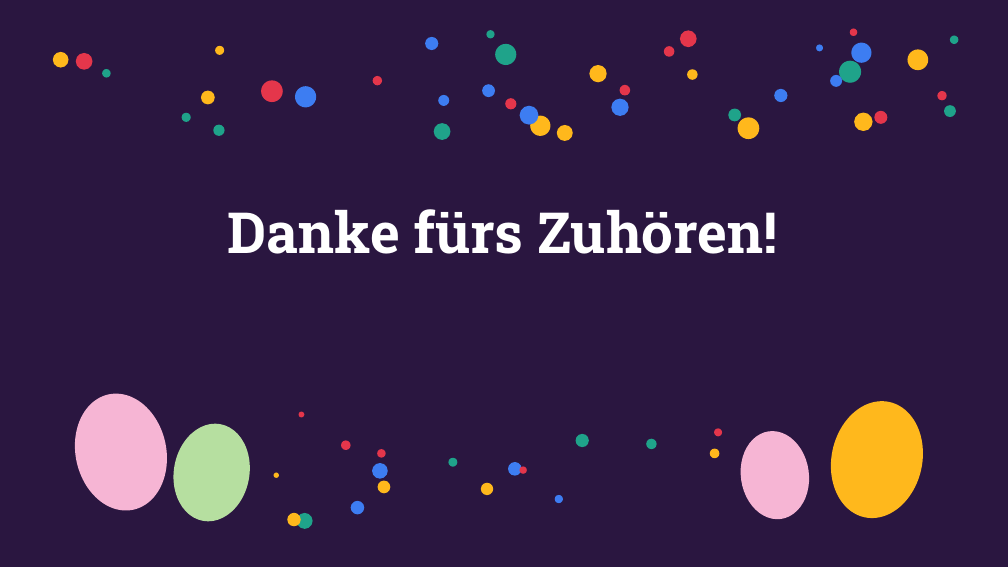
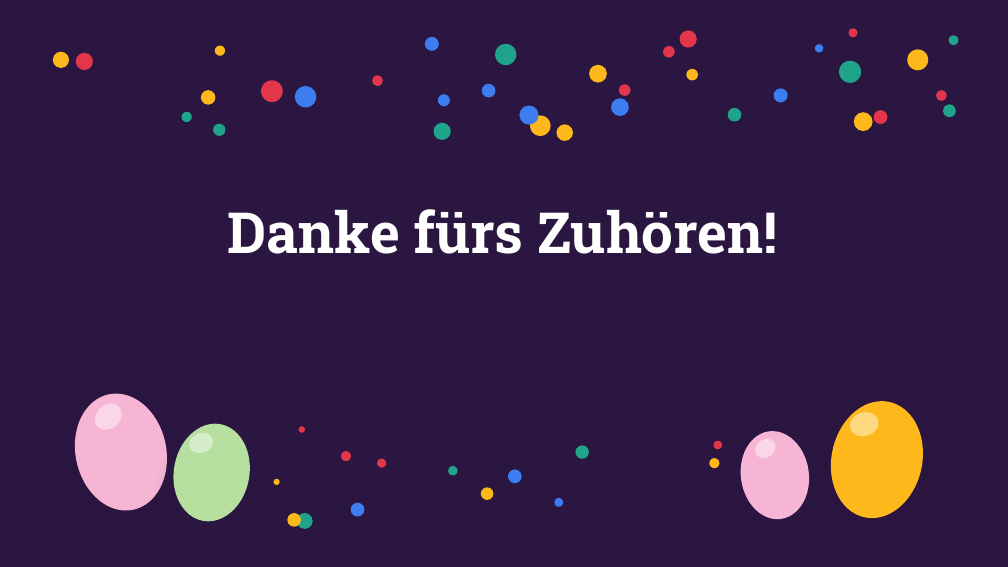
Before and after one commit to Flxrian/Erinnerung, a slide deck: slide 16 of Karneval_und_Ostern.pptx (slide 13 before the commit). Drawn at 1008x567 pixels with LibreOffice and Linux fonts; fonts in the diff are those of the drawing. Boxes give left, top, right and bottom in pixels: in the first picture for what was removed or moved away, otherwise in the second. Text is boxed around its words. In the diff, an @@ line names an element or a change of style, - is before the commit and + after.

```diff
--- a/Karneval_und_Ostern.pptx
+++ b/Karneval_und_Ostern.pptx
@@ ellipse removed at (x1=486, y1=30, x2=495, y2=39) @@
@@ ellipse removed at (x1=102, y1=69, x2=110, y2=77) @@
@@ ellipse removed at (x1=505, y1=98, x2=516, y2=110) @@
@@ ellipse at (x1=90, y1=399, x2=127, y2=435): fill #3D7DF2 to #FFFFFF at 45% opacity; rotation 0 to 318 degrees @@
@@ ellipse at (x1=847, y1=409, x2=882, y2=440): fill #3D7DF2 to #FFFFFF at 45% opacity; rotation 0 to 342 degrees @@
@@ ellipse at (x1=186, y1=430, x2=216, y2=457): fill #FFB81C to #FFFFFF at 45% opacity; rotation 0 to 340 degrees @@
@@ ellipse moved from (x1=299, y1=411, x2=305, y2=417) to (x1=299, y1=426, x2=306, y2=433) @@
@@ ellipse removed at (x1=377, y1=449, x2=386, y2=457) @@
@@ ellipse removed at (x1=647, y1=439, x2=657, y2=449) @@
@@ 4 ellipses moved together from (x1=341, y1=429, x2=723, y2=458) to (x1=341, y1=441, x2=722, y2=468) @@
@@ shadow on in 4 elements at (x1=64, y1=385, x2=178, y2=519), (x1=166, y1=418, x2=258, y2=528), (x1=821, y1=393, x2=934, y2=527), (x1=735, y1=427, x2=815, y2=524) @@
@@ ellipse added at (x1=752, y1=435, x2=780, y2=462), fill #FFFFFF at 45% opacity @@
@@ ellipse moved from (x1=274, y1=473, x2=279, y2=478) to (x1=274, y1=479, x2=280, y2=485) @@
@@ ellipse moved from (x1=448, y1=458, x2=457, y2=467) to (x1=377, y1=459, x2=386, y2=468) @@
@@ ellipse at (x1=377, y1=459, x2=386, y2=468): fill #1FA38A to #E4364B @@
@@ ellipse moved from (x1=481, y1=483, x2=493, y2=495) to (x1=448, y1=466, x2=458, y2=476) @@
@@ ellipse at (x1=448, y1=466, x2=458, y2=476): fill #FFB81C to #1FA38A @@
@@ ellipse moved from (x1=372, y1=463, x2=388, y2=479) to (x1=508, y1=470, x2=522, y2=483) @@
@@ ellipse removed at (x1=520, y1=467, x2=527, y2=474) @@
@@ ellipse removed at (x1=377, y1=481, x2=390, y2=494) @@
@@ ellipse moved from (x1=508, y1=462, x2=522, y2=476) to (x1=481, y1=488, x2=494, y2=501) @@
@@ ellipse at (x1=481, y1=488, x2=494, y2=501): fill #3D7DF2 to #FFB81C @@
```
Also in this commit, not shown: 6 other slides changed, 9 slides added, 6 slides removed.
